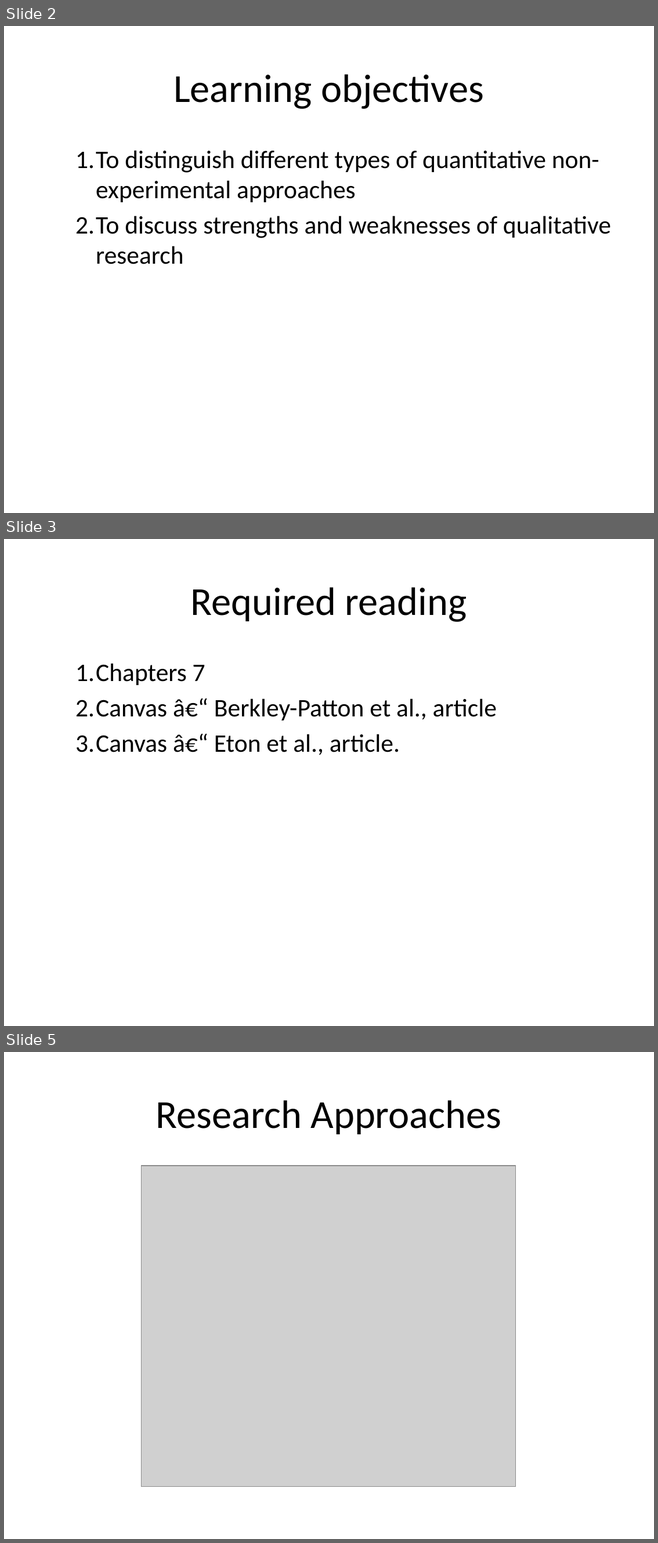
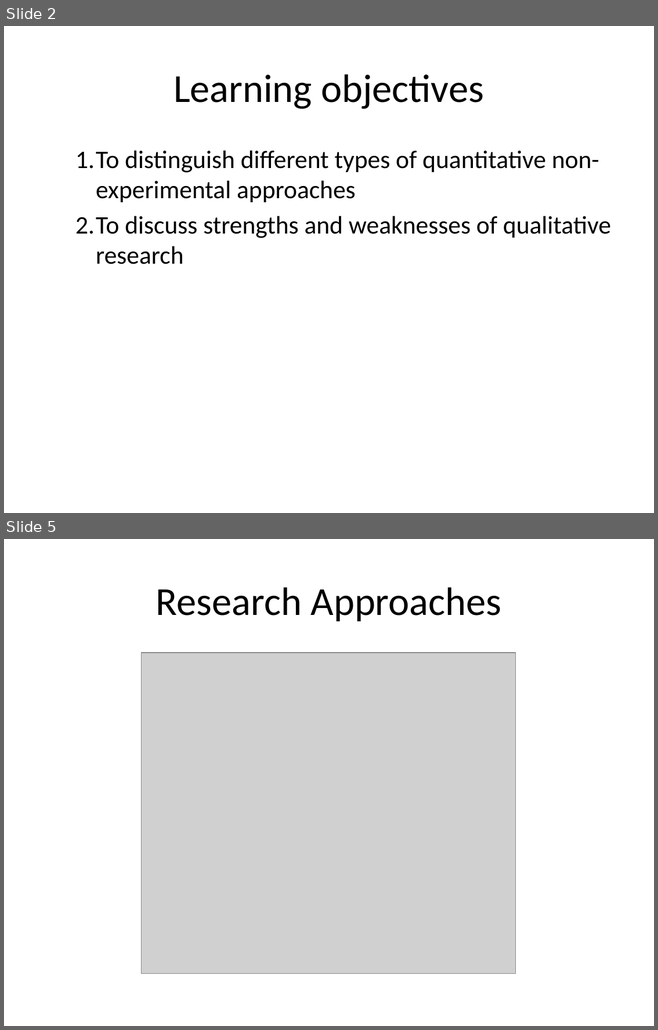
Before and after one commit to classes-medb/5510, a slide deck: src/video-06-non-experimental-studies.pptx. Shown one above the other, each under a label of ours: slides 2, 3 and 5 before the commit, slides 2 and 5 after it; the slides between them are not shown. The pictures are 658x1543 and 658x1030 pixels, drawn with LibreOffice and Linux fonts; fonts in the diff are those of the drawing; grey boxes stand for pictures. Boxes give left, top, right and bottom in pixels: in the first picture for what was removed or moved away, otherwise in the second. Text is boxed around its words. In the diff, an @@ line names an element or a change of style, - is before the commit and + after.

```diff
--- a/src/video-06-non-experimental-studies.pptx
+++ b/src/video-06-non-experimental-studies.pptx
@@ slide 3 removed at <box>4,539,654,1026</box>, background #FFFFFF @@
@@ title removed at <box>191,587,466,622</box> @@
-Required reading
@@ text removed at <box>75,663,496,755</box> @@
-  1. Chapters 7
-  2. Canvas â€“ Berkley-Patton et al., article
-  3. Canvas â€“ Eton et al., article.
```
Also in this commit, not shown: 21 slides added, 2 other slides removed, 7 other files.
